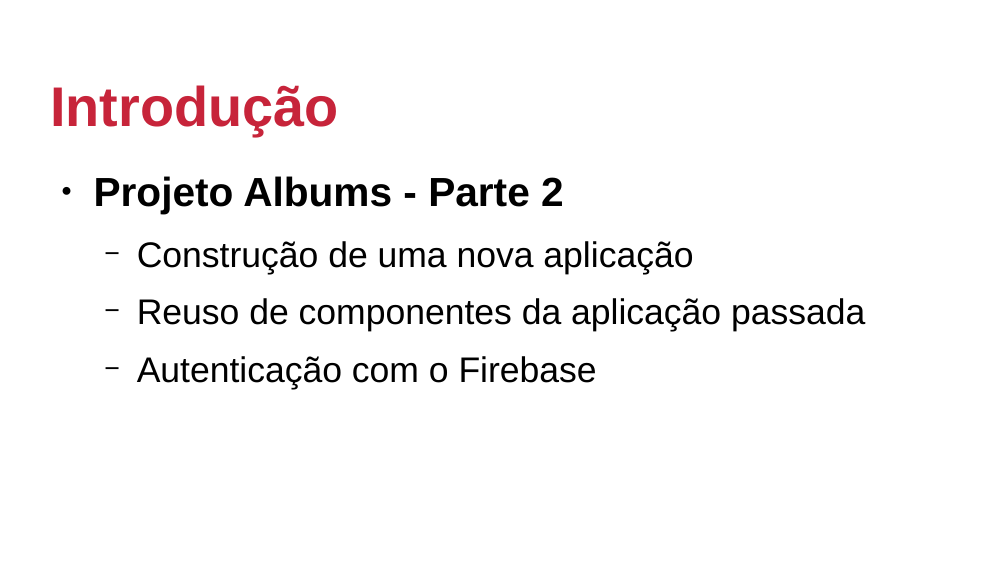
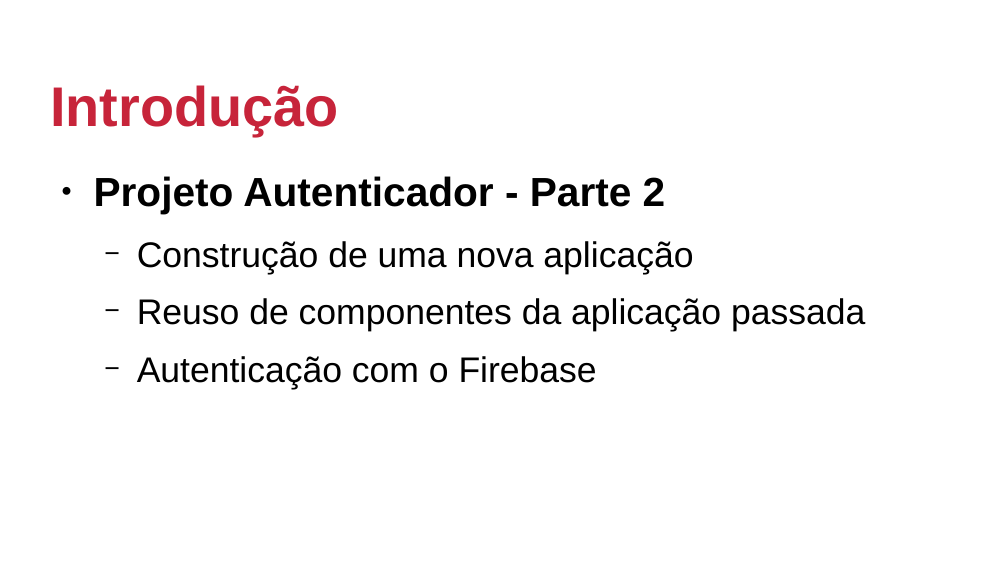
Before and after one commit to jeffersoncarvalho/PIDM-2019_2, a slide deck: slide 2 of SLIDES/parte2/aula05.odp. Drawn at 1008x567 pixels with LibreOffice and Linux fonts; fonts in the diff are those of the drawing; background and template pictures are left out. Boxes give left, top, right and bottom in pixels: in the first picture for what was removed or moved away, otherwise in the second. Text is boxed around its words. In the diff, an @@ line names an element or a change of style, - is before the commit and + after.

```diff
--- a/SLIDES/parte2/aula05.odp
+++ b/SLIDES/parte2/aula05.odp
@@ text at (94,176,666,213): text changed @@
-● Projeto Albums - Parte 2
+● Projeto Autenticador - Parte 2
```
Also in this commit, not shown: 5 other files.
